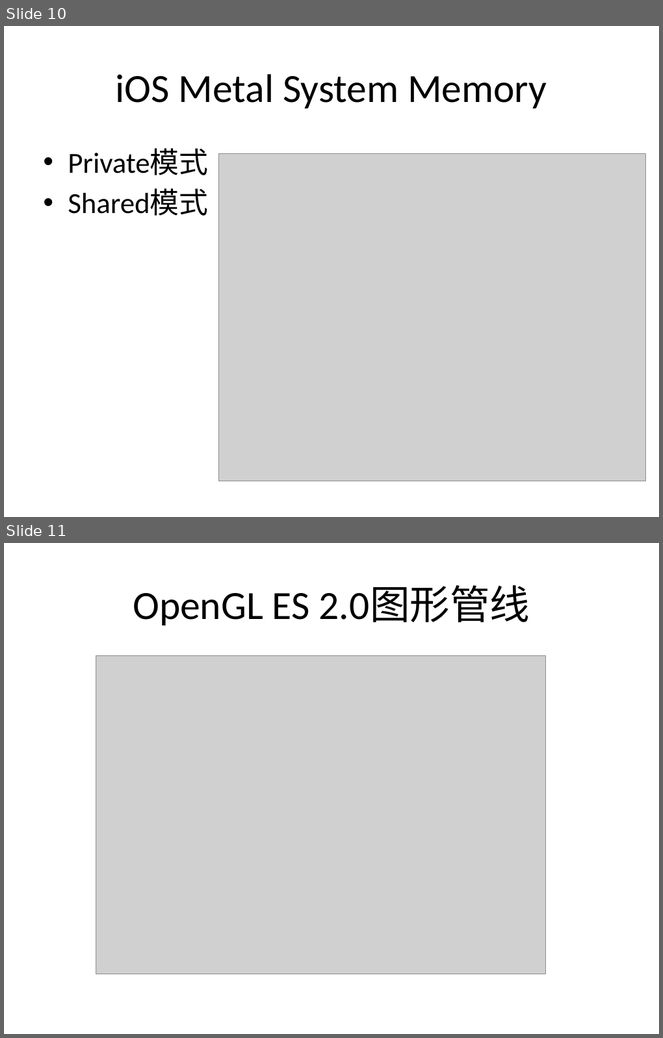
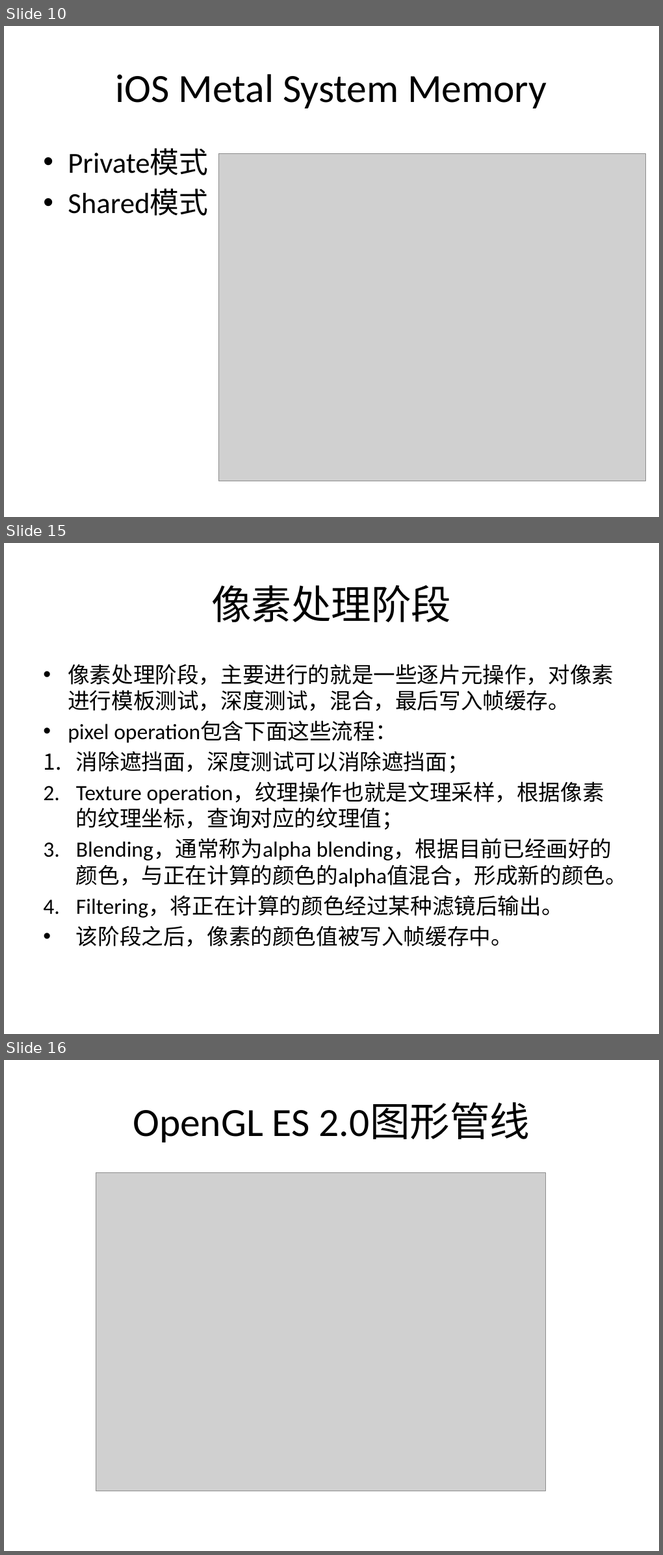
Before and after one commit to eangulee/UnityPerformanceOptimization, a slide deck: GPU Render Pipepline.pptx. Shown one above the other, each under a label of ours: slides 10 and 11 before the commit, slides 10, 15 and 16 after it; the slides between them are not shown. The pictures are 663x1038 and 663x1555 pixels, drawn with LibreOffice and Linux fonts; fonts in the diff are those of the drawing; grey boxes stand for pictures. Boxes give left, top, right and bottom in pixels: in the first picture for what was removed or moved away, otherwise in the second. Text is boxed around its words. In the diff, an @@ line names an element or a change of style, - is before the commit and + after.

Commit message:
新增渲染管线流程文字描述

```diff
--- a/GPU Render Pipepline.pptx
+++ b/GPU Render Pipepline.pptx
@@ slide 15 added at (4,543,659,1034), background #FFFFFF @@
@@ title added at (211,585,452,622), 44 pt, text #000000 @@
+像素处理阶段
@@ text added at (68,664,627,947), 24 pt, text #000000 @@
+• 像素处理阶段，主要进行的就是一些逐片元操作，对像素进行模板测试，深度测试，混合，最后写入帧缓存。
+• pixel operation包含下面这些流程：
+1. 消除遮挡面，深度测试可以消除遮挡面；
+2. Texture operation，纹理操作也就是文理采样，根据像素的纹理坐标，查询对应的纹理值；
+3. Blending，通常称为alpha blending，根据目前已经画好的颜色，与正在计算的颜色的alpha值混合，形成新的颜色。
+4. Filtering，将正在计算的颜色经过某种滤镜后输出。
+• 该阶段之后，像素的颜色值被写入帧缓存中。
@@ what was slide 11 is now slide 16 @@
```
Also in this commit, not shown: 4 slides changed, 4 other slides added.
